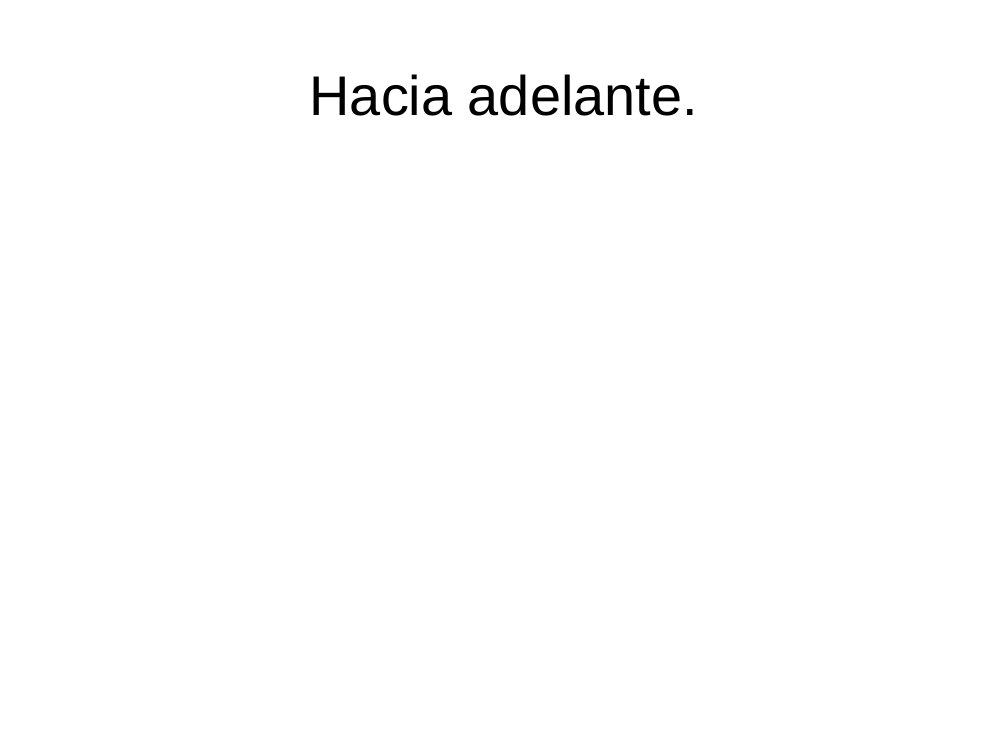
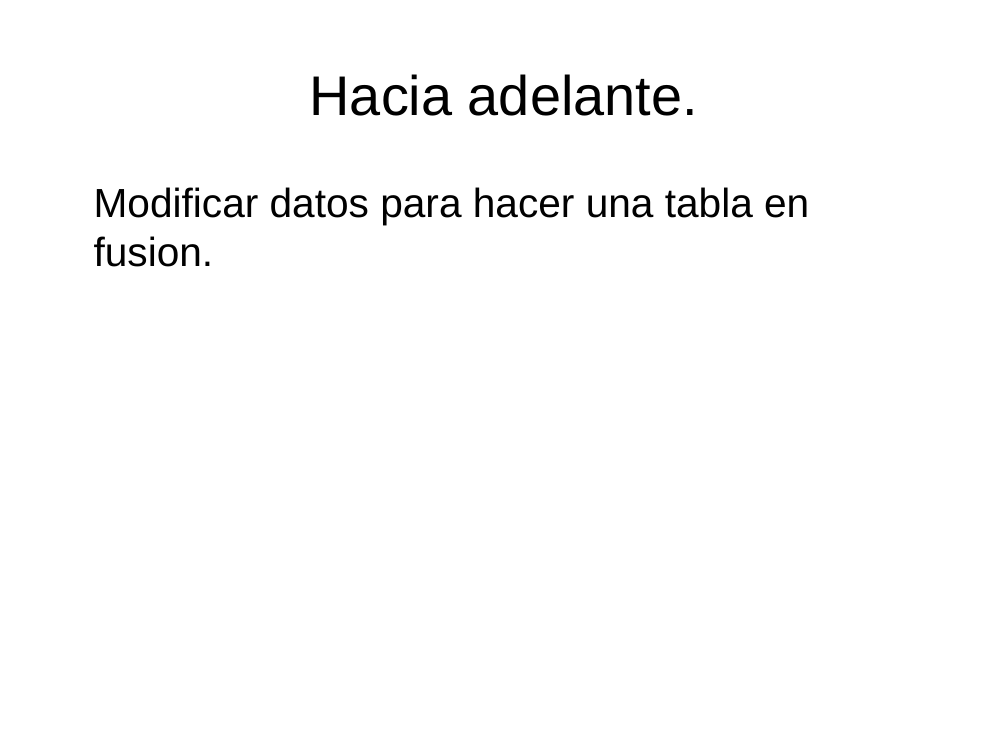
Before and after one commit to renatolrr/OpenDayOslRecycler2014, a slide deck: slide 15 of 2º_OpenDataDay_Granada_2014.odp. Drawn at 1008x756 pixels with LibreOffice and Linux fonts; fonts in the diff are those of the drawing. Boxes give left, top, right and bottom in pixels: in the first picture for what was removed or moved away, otherwise in the second. Text is boxed around its words. In the diff, an @@ line names an element or a change of style, - is before the commit and + after.

```diff
--- a/2º_OpenDataDay_Granada_2014.odp
+++ b/2º_OpenDataDay_Granada_2014.odp
@@ text added at (94,187,809,267), 32 pt, text #000000 @@
+Modificar datos para hacer una tabla en fusion.
```
Also in this commit, not shown: 2 other slides changed.
